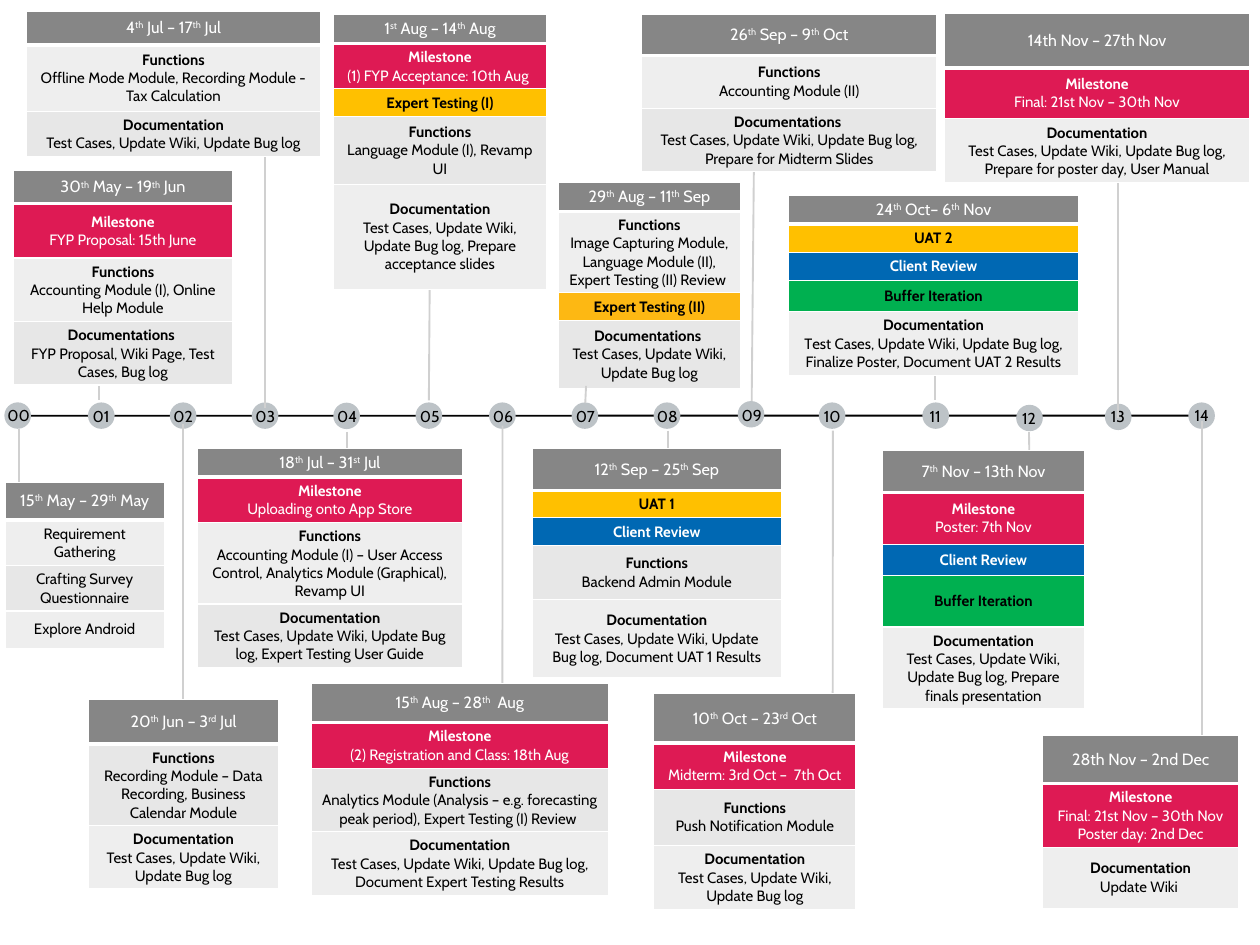
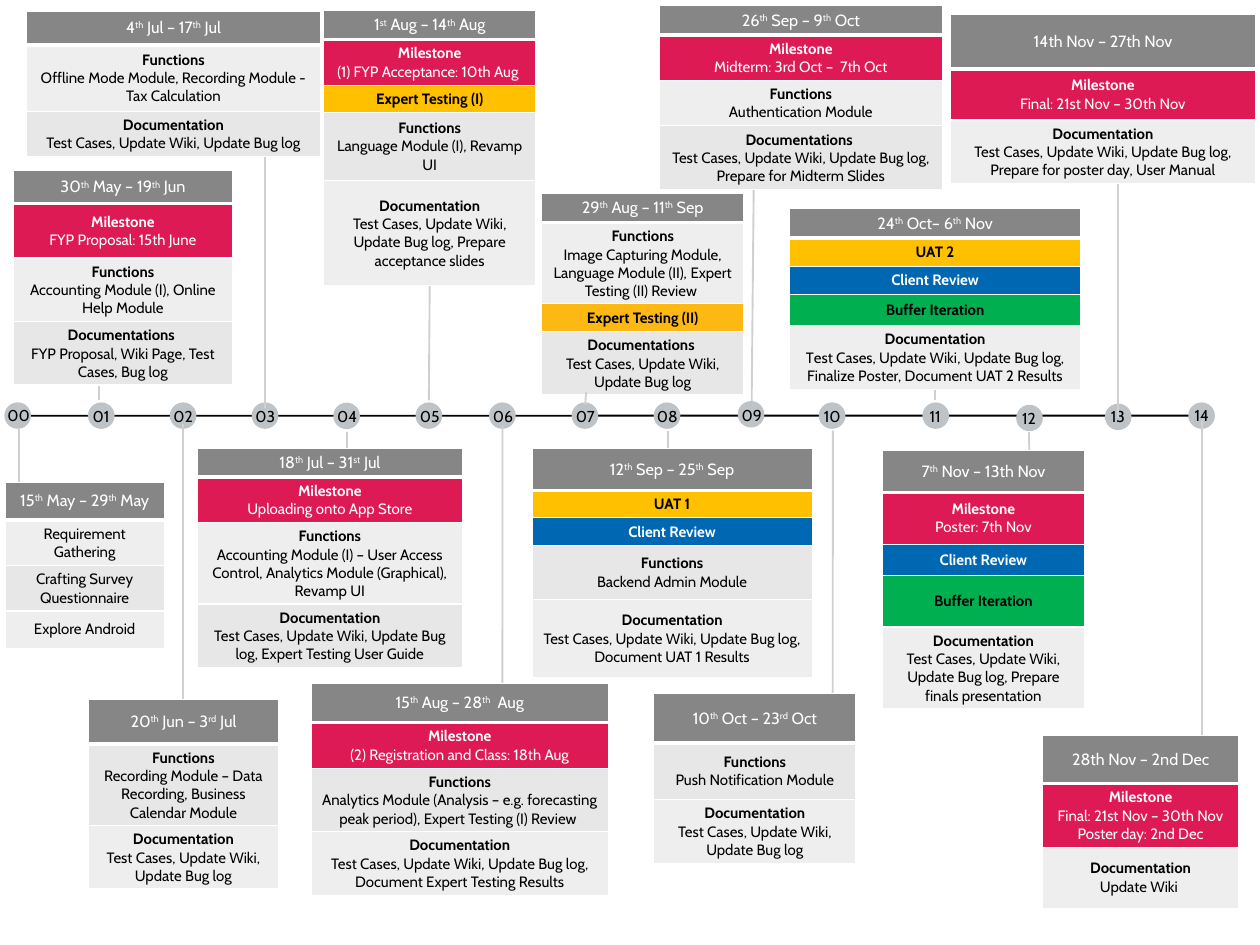
Before and after one commit to benguettachua/SmartHawker, a slide deck: slide 1 of FYP/Timeline and Diagram/FYPTimeline 15th June Edition.pptx. Drawn at 1260x945 pixels with LibreOffice and Linux fonts; fonts in the diff are those of the drawing. Boxes give left, top, right and bottom in pixels: in the first picture for what was removed or moved away, otherwise in the second. Text is boxed around its words. In the diff, an @@ line names an element or a change of style, - is before the commit and + after.

```diff
--- a/FYP/Timeline and Diagram/FYPTimeline 15th June Edition.pptx
+++ b/FYP/Timeline and Diagram/FYPTimeline 15th June Edition.pptx
@@ table: place and size @@
-table at (334, 14, 546, 290)
+table at (323, 11, 535, 286)
@@ table at (660, 6, 943, 371) @@
-row 2: Functions / Accounting Module (II)
+row 2: Milestone / Midterm: 3rd Oct – 7th Oct
+row 3: Functions / Authentication Module
@@ table: place and size @@
-table at (642, 14, 937, 357)
+table at (660, 6, 943, 371)
@@ table: place and size @@
-table at (945, 14, 1249, 357)
+table at (950, 14, 1255, 233)
@@ table: place and size @@
-table at (558, 183, 741, 389)
+table at (542, 194, 744, 395)
@@ table: place and size @@
-table at (788, 195, 1079, 375)
+table at (790, 209, 1081, 389)
@@ line moved from (586, 386) - (585, 403) to (586, 391) - (585, 405) @@
@@ table: place and size @@
-table at (532, 449, 781, 679)
+table at (532, 449, 812, 679)
@@ table at (653, 694, 856, 864) @@
-row 2: Milestone / Midterm: 3rd Oct – 7th Oct
```
Also in this commit, not shown: 12 other files.
